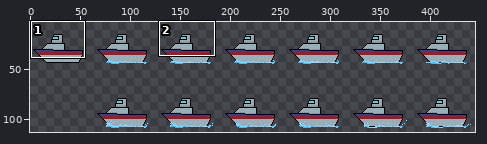
One commit to this sprite sheet: assets/sprites/boat-Sheet.png. Above: a wide view before the commit, with the close-up outlined.
Close-up. Before the edit:
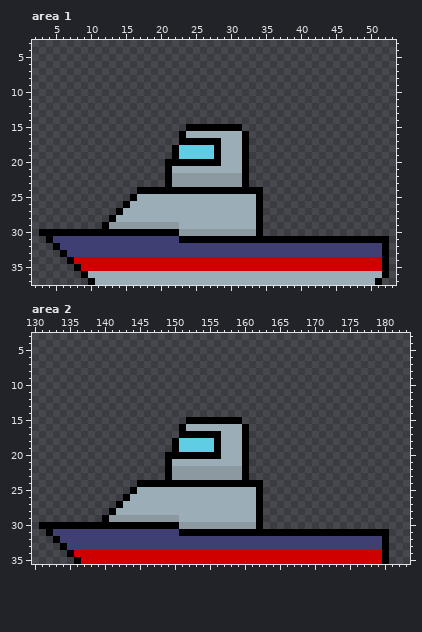
The file is 448x128 pixels. Shown: area 1: x 2..53, y 3..37; area 2: x 130..183, y 3..35. The wide view leaves out empty margins. The commit also changed other parts of the picture, which this record leaves out.
After the commit:
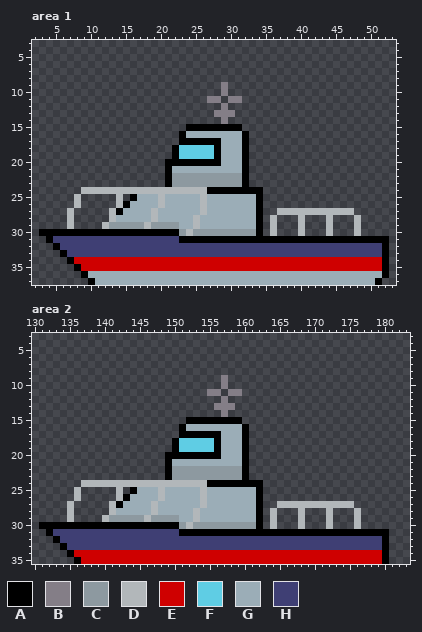
Palette (. is transparent): A #000000  B #847e87  C #8d99a0  D #b2b7ba  E #cf0000  F #5fcde4  G #9badb7  H #3f3f74
Change:
{"where": "area 1"}
{"y":9,"x":29,"old":".","new":"B"}
{"y":10,"x":29,"old":".","new":"B"}
{"y":11,"x":27,"old":"..","new":"BB"}
{"y":11,"x":30,"old":"..","new":"BB"}
{"y":12,"x":29,"old":".","new":"B"}
{"y":13,"x":28,"old":"...","new":"BBB"}
{"y":14,"x":29,"old":".","new":"B"}
{"y":24,"x":9,"old":"........AAAAAAAAAA","new":"DDDDDDDDDDDDDDDDDD"}
{"y":25,"x":8,"old":".","new":"D"}
{"y":25,"x":14,"old":".","new":"D"}
{"y":25,"x":20,"old":"G","new":"D"}
{"y":25,"x":26,"old":"G","new":"D"}
{"y":26,"x":8,"old":".","new":"D"}
{"y":26,"x":14,"old":".","new":"D"}
{"y":26,"x":20,"old":"G","new":"D"}
{"y":26,"x":26,"old":"G","new":"D"}
{"y":27,"x":7,"old":".","new":"D"}
{"y":27,"x":13,"old":".","new":"D"}
{"y":27,"x":19,"old":"G","new":"D"}
{"y":27,"x":26,"old":"G","new":"D"}
{"y":27,"x":37,"old":"...........","new":"DDDDDDDDDDD"}
{"y":28,"x":7,"old":".","new":"D"}
{"y":28,"x":13,"old":"A","new":"D"}
{"y":28,"x":19,"old":"G","new":"D"}
{"y":28,"x":25,"old":"G","new":"D"}
{"y":28,"x":36,"old":".","new":"D"}
{"y":28,"x":40,"old":".","new":"D"}
{"y":28,"x":44,"old":".","new":"D"}
{"y":28,"x":48,"old":".","new":"D"}
{"y":29,"x":7,"old":".","new":"D"}
{"y":29,"x":12,"old":"A","new":"D"}
{"y":29,"x":18,"old":"C","new":"D"}
{"y":29,"x":25,"old":"G","new":"D"}
{"y":29,"x":36,"old":".","new":"D"}
{"y":29,"x":40,"old":".","new":"D"}
{"y":29,"x":44,"old":".","new":"D"}
{"y":29,"x":48,"old":".","new":"D"}
{"y":30,"x":24,"old":"C","new":"D"}
{"y":30,"x":36,"old":".","new":"D"}
{"y":30,"x":40,"old":".","new":"D"}
{"y":30,"x":44,"old":".","new":"D"}
{"y":30,"x":48,"old":".","new":"D"}
{"where": "area 2"}
{"y":9,"x":157,"old":".","new":"B"}
{"y":10,"x":157,"old":".","new":"B"}
{"y":11,"x":155,"old":"..","new":"BB"}
{"y":11,"x":158,"old":"..","new":"BB"}
{"y":12,"x":157,"old":".","new":"B"}
{"y":13,"x":156,"old":"...","new":"BBB"}
{"y":14,"x":157,"old":".","new":"B"}
{"y":24,"x":137,"old":"........AAAAAAAAAA","new":"DDDDDDDDDDDDDDDDDD"}
{"y":25,"x":136,"old":".","new":"D"}
{"y":25,"x":142,"old":".","new":"D"}
{"y":25,"x":148,"old":"G","new":"D"}
{"y":25,"x":154,"old":"G","new":"D"}
{"y":26,"x":136,"old":".","new":"D"}
{"y":26,"x":142,"old":".","new":"D"}
{"y":26,"x":148,"old":"G","new":"D"}
{"y":26,"x":154,"old":"G","new":"D"}
{"y":27,"x":135,"old":".","new":"D"}
{"y":27,"x":141,"old":".","new":"D"}
{"y":27,"x":147,"old":"G","new":"D"}
{"y":27,"x":154,"old":"G","new":"D"}
{"y":27,"x":165,"old":"...........","new":"DDDDDDDDDDD"}
{"y":28,"x":135,"old":".","new":"D"}
{"y":28,"x":141,"old":"A","new":"D"}
{"y":28,"x":147,"old":"G","new":"D"}
{"y":28,"x":153,"old":"G","new":"D"}
{"y":28,"x":164,"old":".","new":"D"}
{"y":28,"x":168,"old":".","new":"D"}
{"y":28,"x":172,"old":".","new":"D"}
{"y":28,"x":176,"old":".","new":"D"}
{"y":29,"x":135,"old":".","new":"D"}
{"y":29,"x":140,"old":"A","new":"D"}
{"y":29,"x":146,"old":"C","new":"D"}
{"y":29,"x":153,"old":"G","new":"D"}
{"y":29,"x":164,"old":".","new":"D"}
{"y":29,"x":168,"old":".","new":"D"}
{"y":29,"x":172,"old":".","new":"D"}
{"y":29,"x":176,"old":".","new":"D"}
{"y":30,"x":152,"old":"C","new":"D"}
{"y":30,"x":164,"old":".","new":"D"}
{"y":30,"x":168,"old":".","new":"D"}
{"y":30,"x":172,"old":".","new":"D"}
{"y":30,"x":176,"old":".","new":"D"}
{"label":"added","picture_box":[207,82,242,124]}
{"label":"changed","picture_box":[67,187,207,236]}
{"label":"added","picture_box":[270,208,361,236]}
{"label":"added","picture_box":[207,375,242,417]}
{"label":"changed","picture_box":[67,480,207,529]}
{"label":"added","picture_box":[270,501,361,529]}
